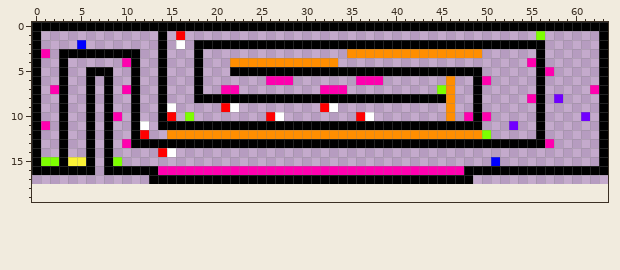
Pixel-art file -- Resources/Level_2.aseprite. The picture above was drawn from the file before the commit.
64x18 pixels, 1 frame. The old version is drawn lined up with the new one, on the new canvas.
And afterwards:
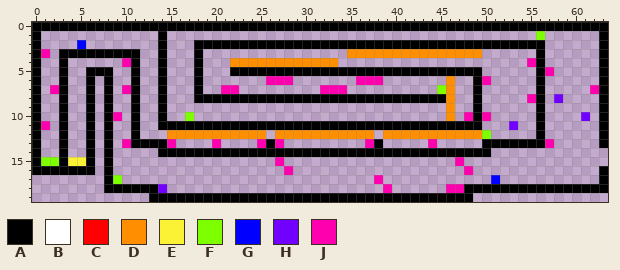
Palette (. is transparent): A #000000  B #ffffff  C #ff0000  D #ff8e00  E #fbf236  F #7dff00  G #0000ff  H #7100ff  J #ff00af
From old to new:
canvas 64x18 -> 64x20
The author put colour A in row 14 at x 16 to 50; in row 17 at x 8 and 63; in row 18 at x 8 to 13 and 48 to 63; in row 19 at x 13 to 48.
Colour B becomes colour A in row 14 at x 15.
Colour C becomes colour A in row 14 at x 14.
The author put colour F in row 17 at x 9.
The author put colour G in row 17 at x 51.
The author put colour H in row 18 at x 14.
The author put colour J in row 15 at x 27 and 47; in row 18 at x 39 and 46 to 47.
Colour A becomes colour J in row 13 at x 15, 20, 25, 27, 37 and 44; in row 16 at x 48; in row 17 at x 38.
The edit erases colour A in row 13 at x 16 to 19, 21 to 24, 28 to 36, 39 to 43 and 45 to 49; in rows 14 to 15 at x 63; in row 16 at x 9 to 13 and 49 to 62; in row 17 at x 13 to 37 and 39 to 48.
The edit erases colour B in row 2 at x 16; in row 9 at x 15, 22 and 33; in row 10 at x 27 and 37; in row 11 at x 12.
The edit erases colour C in row 1 at x 16; in row 9 at x 21 and 32; in row 10 at x 15, 26 and 36; in row 12 at x 12.
The edit erases colour D in row 12 at x 26 and 38.
The edit erases colour F in row 15 at x 9.
The edit erases colour G in row 15 at x 51.
The edit erases colour J in row 16 at x 14 to 27 and 29 to 47.
